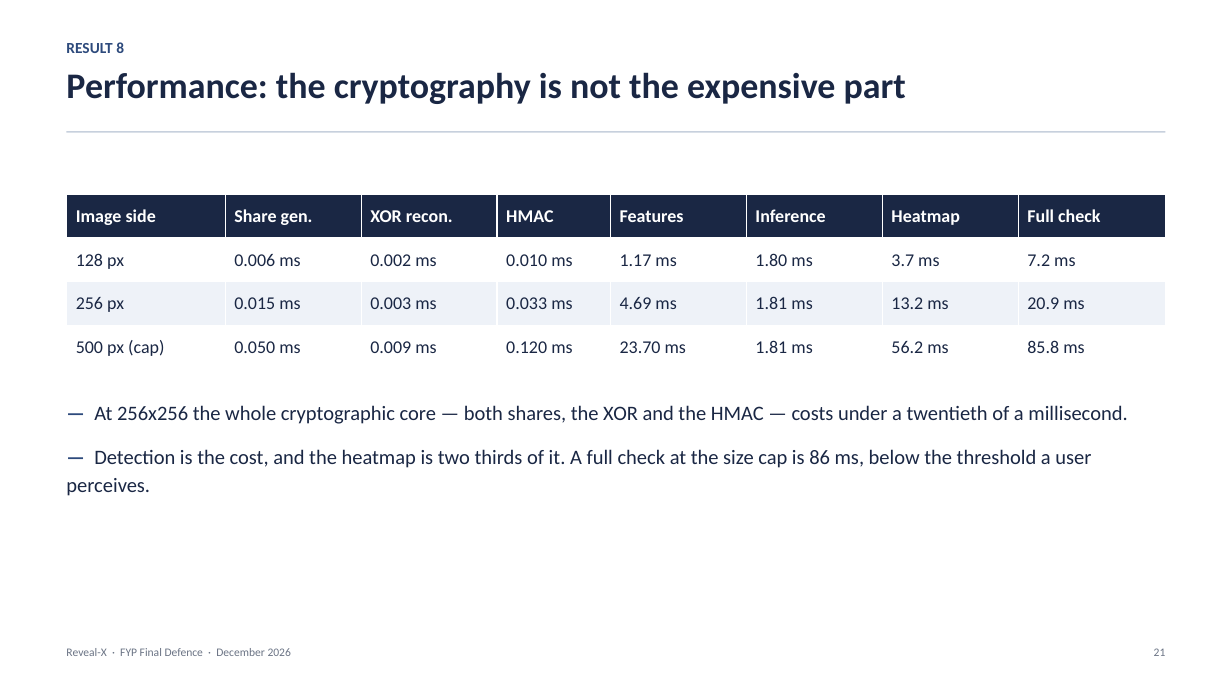
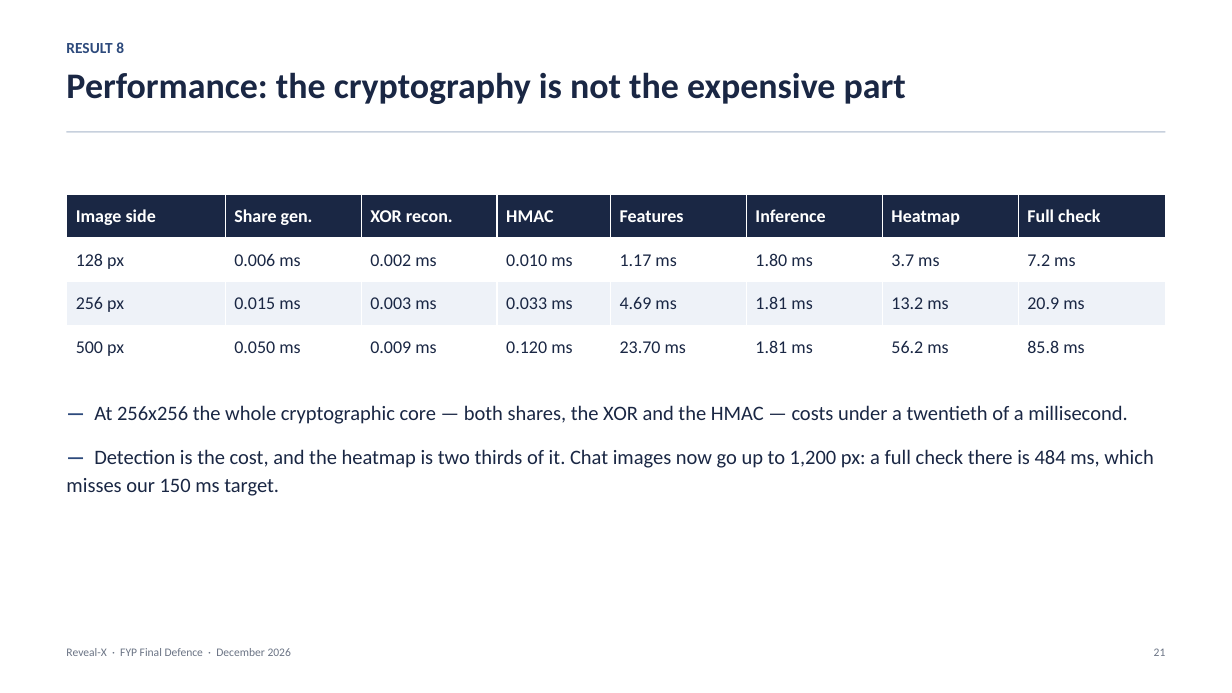
Before and after one commit to 1337PAIN/Reveal-X-chat, a slide deck: slide 21 of Reveal-X_FYP_Presentation.pptx. Drawn at 1232x693 pixels with LibreOffice and Linux fonts; fonts in the diff are those of the drawing. Boxes give left, top, right and bottom in pixels: in the first picture for what was removed or moved away, otherwise in the second. Text is boxed around its words. In the diff, an @@ line names an element or a change of style, - is before the commit and + after.

```diff
--- a/Reveal-X_FYP_Presentation.pptx
+++ b/Reveal-X_FYP_Presentation.pptx
@@ table at (x1=67, y1=194, x2=1165, y2=370) @@
-row 4, column 1: 500 px (cap)
+row 4, column 1: 500 px
@@ text at (x1=66, y1=449, x2=1153, y2=496): text changed @@
-— Detection is the cost, and the heatmap is two thirds of it. A full check at the size cap is 86 ms, below the threshold a user perceives.
+— Detection is the cost, and the heatmap is two thirds of it. Chat images now go up to 1,200 px: a full check there is 484 ms, which misses our 150 ms target.
```
Also in this commit, not shown: 7 other slides changed, 4 other files.
